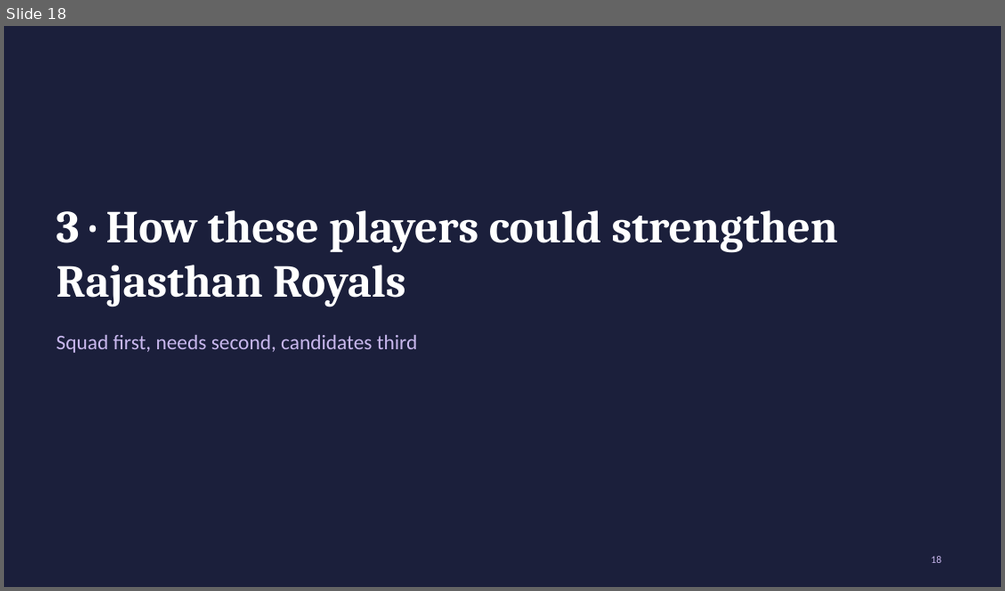
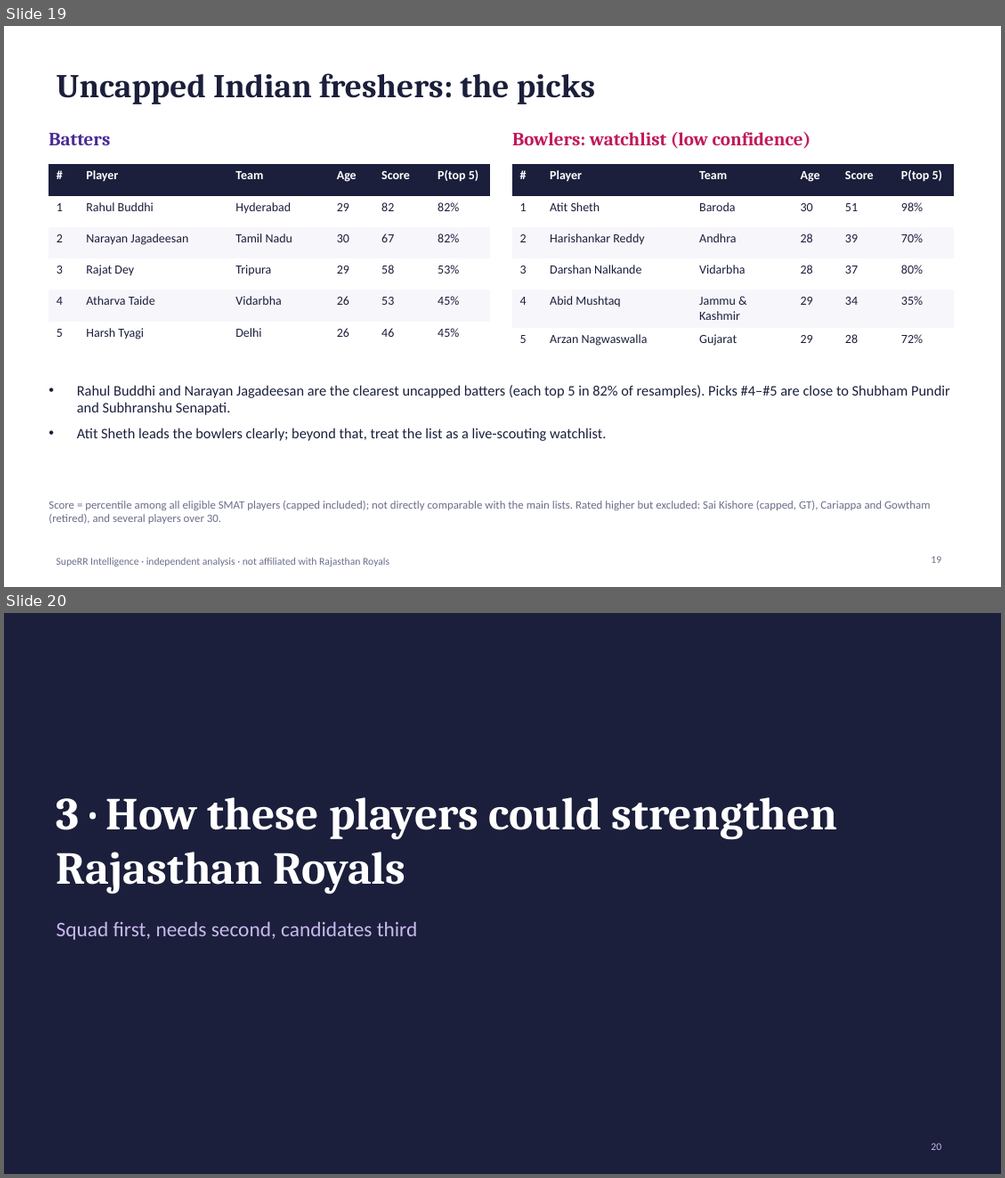
Before and after one commit to Anurag-1902-Patil/RR-Hackathon, a slide deck: reports/presentation.pptx. Shown one above the other, each under a label of ours: slide 18 before the commit, slides 19 and 20 after it. The pictures are 1005x591 and 1005x1178 pixels, drawn with LibreOffice and Linux fonts; fonts in the diff are those of the drawing. Boxes give left, top, right and bottom in pixels: in the first picture for what was removed or moved away, otherwise in the second. Text is boxed around its words. In the diff, an @@ line names an element or a change of style, - is before the commit and + after.

```diff
--- a/reports/presentation.pptx
+++ b/reports/presentation.pptx
@@ slide 19 added at (x1=4, y1=26, x2=1001, y2=587), background #FFFFFF @@
@@ title added at (x1=57, y1=73, x2=595, y2=104), 32 pt, text #1B1F3B, bold @@
+Uncapped Indian freshers: the picks
@@ text added at (x1=512, y1=132, x2=811, y2=149), 18 pt, text #C2185B, bold @@
+Bowlers: watchlist (low confidence)
@@ text added at (x1=48, y1=133, x2=110, y2=145), 18 pt, text #4B2A99, bold @@
+Batters
@@ table added at (x1=48, y1=164, x2=490, y2=343), 6 rows, 6 columns @@
+# | Player | Team | Age | Score | P(top 5)
+1 | Rahul Buddhi | Hyderabad | 29 | 82 | 82%
+2 | Narayan Jagadeesan | Tamil Nadu | 30 | 67 | 82%
+3 | Rajat Dey | Tripura | 29 | 58 | 53%
+4 | Atharva Taide | Vidarbha | 26 | 53 | 45%
+5 | Harsh Tyagi | Delhi | 26 | 46 | 45%
@@ table added at (x1=512, y1=164, x2=954, y2=349), 6 rows, 6 columns @@
+# | Player | Team | Age | Score | P(top 5)
+1 | Atit Sheth | Baroda | 30 | 51 | 98%
+2 | Harishankar Reddy | Andhra | 28 | 39 | 70%
+3 | Darshan Nalkande | Vidarbha | 28 | 37 | 80%
+4 | Abid Mushtaq | Jammu & Kashmir | 29 | 34 | 35%
+5 | Arzan Nagwaswalla | Gujarat | 29 | 28 | 72%
@@ text added at (x1=77, y1=385, x2=950, y2=441), 14 pt, text #1B1F3B @@
+• Rahul Buddhi and Narayan Jagadeesan are the clearest uncapped batters (each top 5 in 82% of resamples). Picks #4–#5 are close to Shubham Pundir and Subhranshu Senapati.
+• Atit Sheth leads the bowlers clearly; beyond that, treat the list as a live-scouting watchlist.
@@ text added at (x1=48, y1=500, x2=930, y2=524), 11 pt, text #6B6F8A @@
+Score = percentile among all eligible SMAT players (capped included); not directly comparable with the main lists. Rated higher but excluded: Sai Kishore (capped, GT), Cariappa and Gowtham (retired), and several players over 30.
@@ text added at (x1=57, y1=557, x2=389, y2=566), 10 pt, text #6B6F8A @@
+SupeRR Intelligence · independent analysis · not affiliated with Rajasthan Royals
@@ page number added at (x1=930, y1=556, x2=941, y2=563), 10 pt, text #6B6F8A @@
+19
@@ what was slide 18 is now slide 20 @@
@@ page number at (x1=930, y1=1143, x2=941, y2=1150): text changed @@
-18
+20
```
Also in this commit, not shown: 2 slides changed, 1 other slide added, 34 other files.
